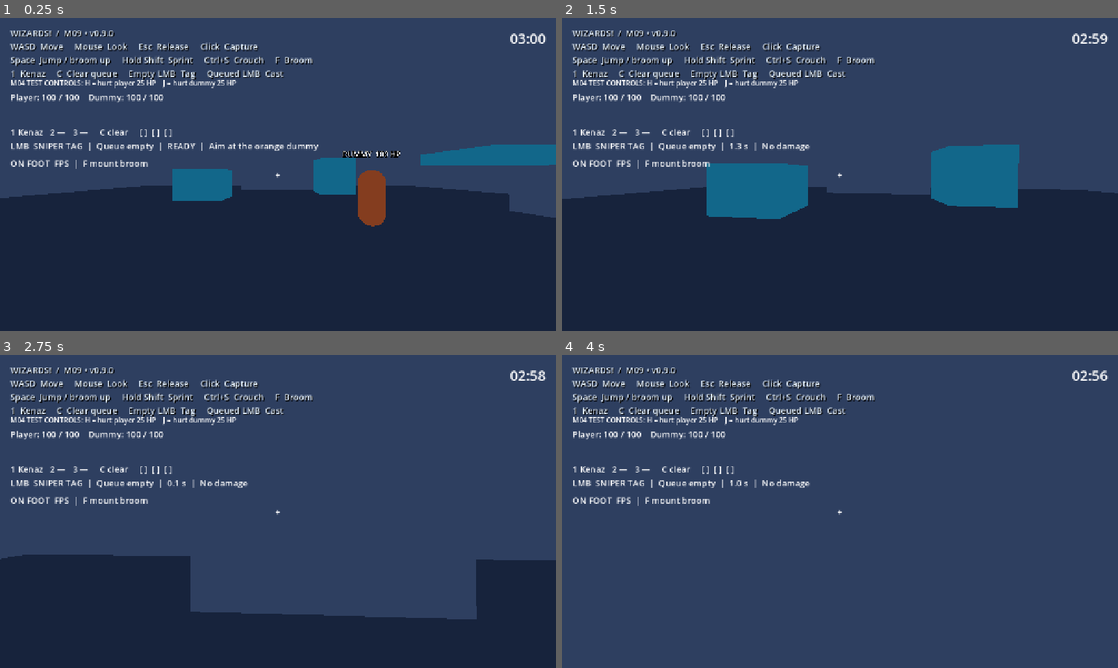
Above: before the commit, frames 1-4 (two rows, left to right).
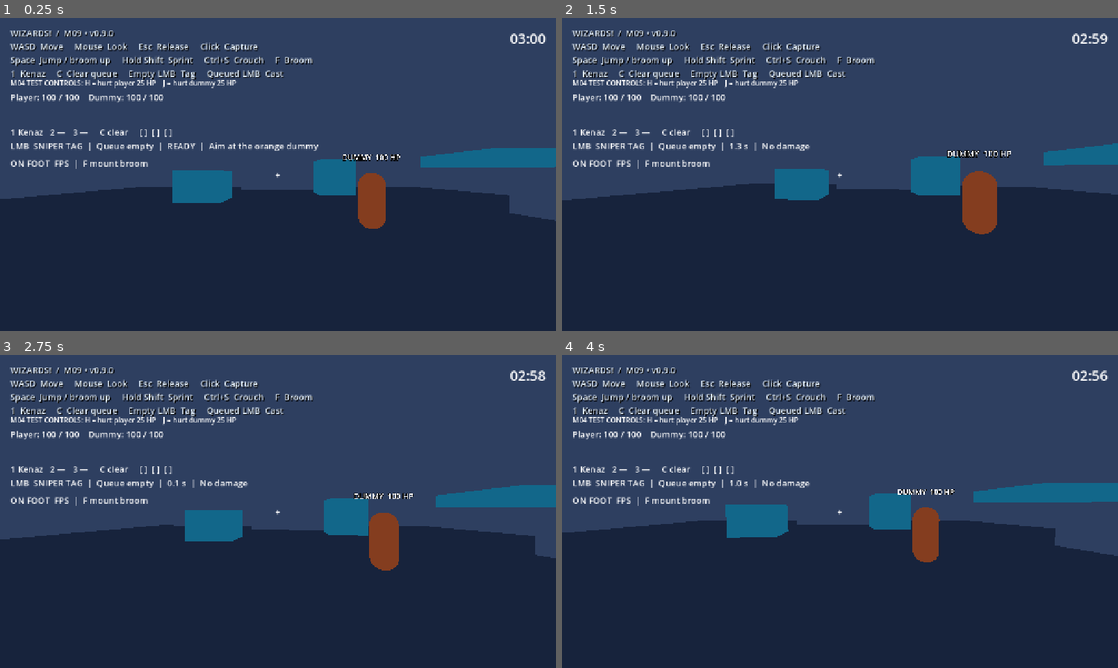
Above: after the commit, the same moments.

Repository: Addersoft/MAGICIDE-
Game: Godot game, scene res://scenes/boot/main.tscn
The game is run twice, just before and just after one commit, with the same random seed, the same clock (stepped at 60 frames per second) and the same inputs.
Inputs (mouse positions are in pixels of both pictures, inside the frame that each line leads up to):
- Up to frame 1 (0.25 s): no input
- Up to frame 2 (1.5 s): tap Enter at 0.5 s; move the mouse to (867, 174) at 0.52 s; hold Ctrl (crouch_modifier) 0.53-1.28 s; hold W (move_forward) from 0.53 s (still down); tap Space (jump) at 0.77, 1.07 s; click (867, 174) at 0.8 s; move the mouse to (812, 174) at 1.27 s; click (812, 174) at 1.35 s
- Up to frame 3 (2.75 s): keep holding W (move_forward); tap Space (jump) at 1.52, 1.82, 2.3 s; tap Shift (sprint) at 1.55 s; move the mouse to (289, 505) at 2.02 s; hold Shift (sprint) from 2.03 s (still down)
- Up to frame 4 (4 s): keep holding W (move_forward); move the mouse to (834, 517) at 2.77 s; release Shift (sprint) at 2.78 s; tap Space (jump) at 2.85, 3.02, 3.32, 3.77 s; click (834, 517) at 2.92 s; tap Ctrl (crouch_modifier) at 3.05 s; move the mouse to (878, 514) at 3.52 s; hold Ctrl (crouch_modifier) from 3.53 s (still down); click (878, 514) at 3.8 s

The runs differ from the first frame. In frame 1, 1.1% of the frame differs, in the area x 0-100%, y 40-68%; in frame 2, 7.2%; in frame 3, 21%; in frame 4, 48%, in the area x 0-100%, y 40-100%.
Error after the commit: Attempt to call function 'step' in base 'null instance' on a null instance. (res://scripts/player/player_controller.gd:69)

Commit message:
P01: wire ParkourMotor into player controller, input (Q/E roll), camera roll, player.tscn, project.godot

Diff:
--- a/scripts/camera/player_camera.gd
+++ b/scripts/camera/player_camera.gd
@@ -1,16 +1,25 @@
 extends Node3D
 ## Sole view orientation owner. Parent body never pitches.
+## Supports optional roll for Q/E parkour rolls (visual only; does not affect movement basis).
 @export_range(0.01, 1.0) var sensitivity_degrees: float = 0.12
 @export var invert_y: bool = false
+var _roll: float = 0.0
 
 func apply_look(delta_pixels: Vector2) -> void:
 	rotation.y = wrapf(rotation.y - deg_to_rad(delta_pixels.x * sensitivity_degrees), -PI, PI)
 	var vertical_sign: float = 1.0 if invert_y else -1.0
 	rotation.x = clampf(rotation.x + deg_to_rad(delta_pixels.y * sensitivity_degrees) * vertical_sign, deg_to_rad(-85.0), deg_to_rad(85.0))
+	_apply_roll()
 
 func horizontal_basis() -> Basis:
 	return Basis(Vector3.UP, rotation.y)
 
 func set_eye_height(height: float) -> void:
-	# Snap alongside collider: prevents the eye entering overhead geometry during crouch.
 	position.y = height
+
+func set_roll(angle: float) -> void:
+	_roll = angle
+	_apply_roll()
+
+func _apply_roll() -> void:
+	rotation.z = _roll
--- a/scripts/player/player_controller.gd
+++ b/scripts/player/player_controller.gd
@@ -1,20 +1,16 @@
 extends CharacterBody3D
-## Sole velocity and move_and_slide owner. Extract movement only when needed.
+## Sole velocity and move_and_slide owner. Delegates on-foot locomotion to ParkourMotor.
 @export var walk_speed: float = 6.0
 @export var sprint_speed: float = 9.0
 @export var jump_speed: float = 7.0
 @export var gravity: float = 20.0
-@export var slide_speed: float = 15.0
-@export var slide_duration: float = 0.7
-@export var slide_friction: float = 12.0
-var _slide_time: float = 0.0
-var _slide_dir: Vector3 = Vector3.ZERO
 @onready var player_input = $PlayerInput
 @onready var view = $View
 @onready var posture = $Posture
 @onready var health = $Health
 @onready var knockback = $Knockback
 @onready var broom = $Broom
+@onready var motor = $ParkourMotor
 
 func _ready() -> void:
 	player_input.look_requested.connect(view.apply_look)
@@ -26,6 +22,8 @@
 			broom.force_dismount()
 		if posture.sliding:
 			posture.end_slide()
+		if motor:
+			motor.reset()
 		velocity.x = knockback.horizontal.x
 		velocity.z = knockback.horizontal.z
 		velocity.y = 0.0 if is_on_floor() and velocity.y <= 0.0 else velocity.y - gravity * delta
@@ -47,11 +45,15 @@
 		posture.end_slide()
 	if posture.crouched and not posture.toggle():
 		return
+	if motor:
+		motor.reset()
 	broom.mount()
 
 func _broom_physics(delta: float) -> void:
 	if posture.sliding:
 		posture.end_slide()
+	if motor:
+		motor.reset()
 	var axis: Vector2 = player_input.fly_axis()
 	var vertical: float = player_input.fly_vertical()
 	velocity = broom.integrate(delta, velocity, view.horizontal_basis(), axis, vertical, knockback.horizontal)
@@ -60,61 +62,24 @@
 	broom.update_visual(delta, axis)
 
 func _foot_physics(delta: float) -> void:
-	if posture.sliding:
-		_slide_physics(delta)
-		return
-	var axis: Vector2 = player_input.movement_axis()
-	var planar: float = Vector2(velocity.x, velocity.z).length()
-	var moving: bool = axis.length() > 0.2 or planar > 3.5
-	if player_input.slide_requested() and is_on_floor() and moving:
-		var dir: Vector3 = view.horizontal_basis() * Vector3(axis.x, 0.0, axis.y)
-		if dir.length() < 0.15:
-			dir = Vector3(velocity.x, 0.0, velocity.z)
-		if dir.length() < 0.15:
-			dir = view.horizontal_basis() * Vector3(0.0, 0.0, -1.0)
-		dir.y = 0.0
-		dir = dir.normalized()
-		posture.begin_slide()
-		_slide_time = slide_duration
-		_slide_dir = dir
-		var launch: float = minf(maxf(planar, walk_speed) * 1.55, slide_speed)
-		velocity.x = dir.x * launch
-		velocity.z = dir.z * launch
-		_slide_physics(delta)
-		return
-	if player_input.crouch_toggled():
+	# ParkourMotor owns horizontal momentum, wall-run, vault, glide, Q/E roll, coyote, etc.
+	var crouch_pressed: bool = player_input.crouch_toggled()
+	if crouch_pressed and not posture.sliding:
 		posture.toggle()
-	var direction: Vector3 = view.horizontal_basis() * Vector3(axis.x, 0.0, axis.y)
-	var speed: float = sprint_speed if player_input.sprint_held() else walk_speed
-	velocity.x = direction.x * speed + knockback.horizontal.x
-	velocity.z = direction.z * speed + knockback.horizontal.z
-	if is_on_floor() and velocity.y <= 0.0:
-		velocity.y = jump_speed if player_input.jump_requested() else 0.0
-	else:
-		velocity.y -= gravity * delta
+	var desired: Vector3 = motor.step(delta, crouch_pressed)
+	velocity.x = desired.x + knockback.horizontal.x
+	velocity.y = desired.y
+	velocity.z = desired.z + knockback.horizontal.z
 	move_and_slide()
+	motor.after_move()
 	knockback.finish_step(self, delta)
-
-func _slide_physics(delta: float) -> void:
-	_slide_time -= delta
-	var speed: float = Vector2(velocity.x, velocity.z).length()
-	speed = maxf(0.0, speed - slide_friction * delta)
-	if _slide_dir.length() > 0.01:
-		velocity.x = _slide_dir.x * speed + knockback.horizontal.x
-		velocity.z = _slide_dir.z * speed + knockback.horizontal.z
-	if is_on_floor() and velocity.y <= 0.0:
-		velocity.y = 0.0
-	else:
-		velocity.y -= gravity * delta
-	move_and_slide()
-	knockback.finish_step(self, delta)
-	if _slide_time <= 0.0 or speed < 2.0 or not is_on_floor():
-		posture.end_slide()
 
 func _on_died() -> void:
 	broom.force_dismount()
 	if posture.sliding:
 		posture.end_slide()
+	if motor:
+		motor.reset()
 	player_input.set_capture(false)
 
 func apply_knockback(impulse: Vector3) -> void:
@@ -122,16 +87,21 @@
 		return
 	knockback.add_impulse(impulse)
 	velocity.y += impulse.y
+	if motor and (motor.state == "HANG" or motor.state == "VAULT"):
+		motor.state = "AIR"
+		motor._route.clear()
 
 func reset_for_respawn(spawn: Transform3D) -> void:
 	broom.force_dismount()
 	global_transform = spawn
 	velocity = Vector3.ZERO
 	knockback.horizontal = Vector3.ZERO
-	_slide_time = 0.0
-	_slide_dir = Vector3.ZERO
+	if motor:
+		motor.reset()
 	posture.reset_standing()
 	view.rotation = Vector3.ZERO
+	if view.has_method("set_roll"):
+		view.set_roll(0.0)
 	player_input.reset_for_respawn()
 	$Combat.reset_for_respawn()
 	health.reset_full()
--- a/scripts/player/player_input.gd
+++ b/scripts/player/player_input.gd
@@ -55,7 +55,6 @@
 		set_capture(true)
 		get_viewport().set_input_as_handled()
 	elif event.is_action_pressed("primary_fire") and controls_active:
-		# Reserve Ctrl+LMB for future Link; it must not also fire Tag.
 		if not event.ctrl_pressed:
 			primary_requested.emit()
 		get_viewport().set_input_as_handled()
@@ -80,11 +79,18 @@
 func jump_requested() -> bool:
 	return controls_active and Input.is_action_just_pressed("jump")
 
+func jump_held() -> bool:
+	return controls_active and Input.is_action_pressed("jump")
+
 func sprint_held() -> bool:
 	return controls_active and Input.is_action_pressed("sprint")
 
 func slide_requested() -> bool:
-	return controls_active and Input.is_action_just_pressed("crouch_modifier")
+	if not controls_active:
+		return false
+	if Input.is_action_just_pressed("parkour_slide"):
+		return true
+	return Input.is_action_just_pressed("crouch_modifier")
 
 func crouch_toggled() -> bool:
 	var held: bool = Input.is_action_pressed("crouch_modifier") and Input.is_action_pressed("move_backward")
@@ -92,7 +98,22 @@
 	_crouch_chord_down = held
 	return controls_active and pressed
 
+func glide_held() -> bool:
+	if not controls_active:
+		return false
+	return Input.is_action_pressed("parkour_glide") and not Input.is_action_pressed("sprint")
+
+func dodge_requested() -> bool:
+	return controls_active and Input.is_action_just_pressed("parkour_dodge")
+
+func roll_left_requested() -> bool:
+	## Q — counter-clockwise / left roll
+	return controls_active and Input.is_action_just_pressed("roll_left")
+
+func roll_right_requested() -> bool:
+	## E — clockwise / right roll
+	return controls_active and Input.is_action_just_pressed("roll_right")
+
 func reset_for_respawn() -> void:
-	# Keep pointer released; a conscious click resumes play without firing.
 	set_capture(false)
 	_crouch_chord_down = Input.is_action_pressed("crouch_modifier") and Input.is_action_pressed("move_backward")
